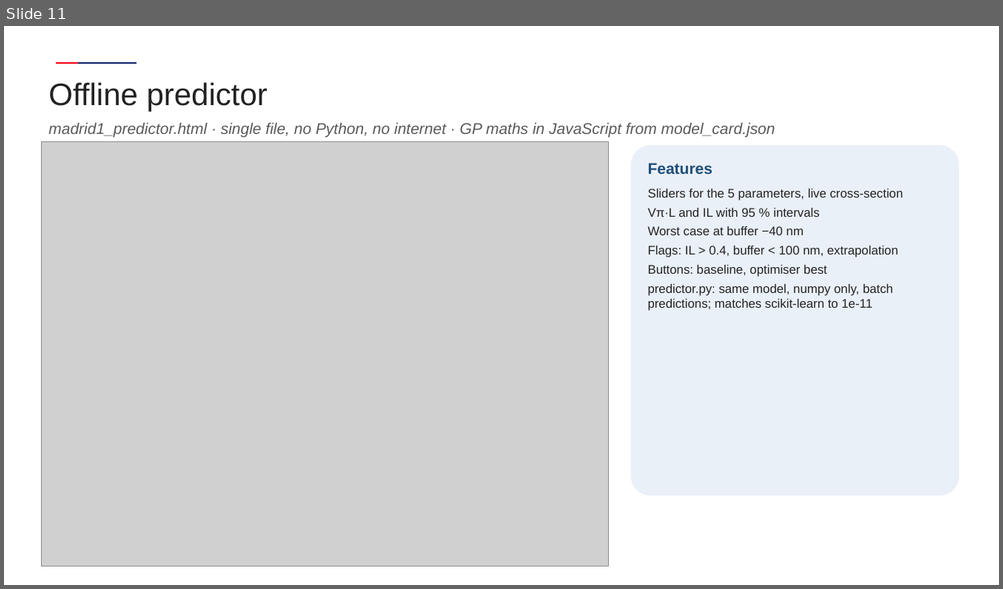
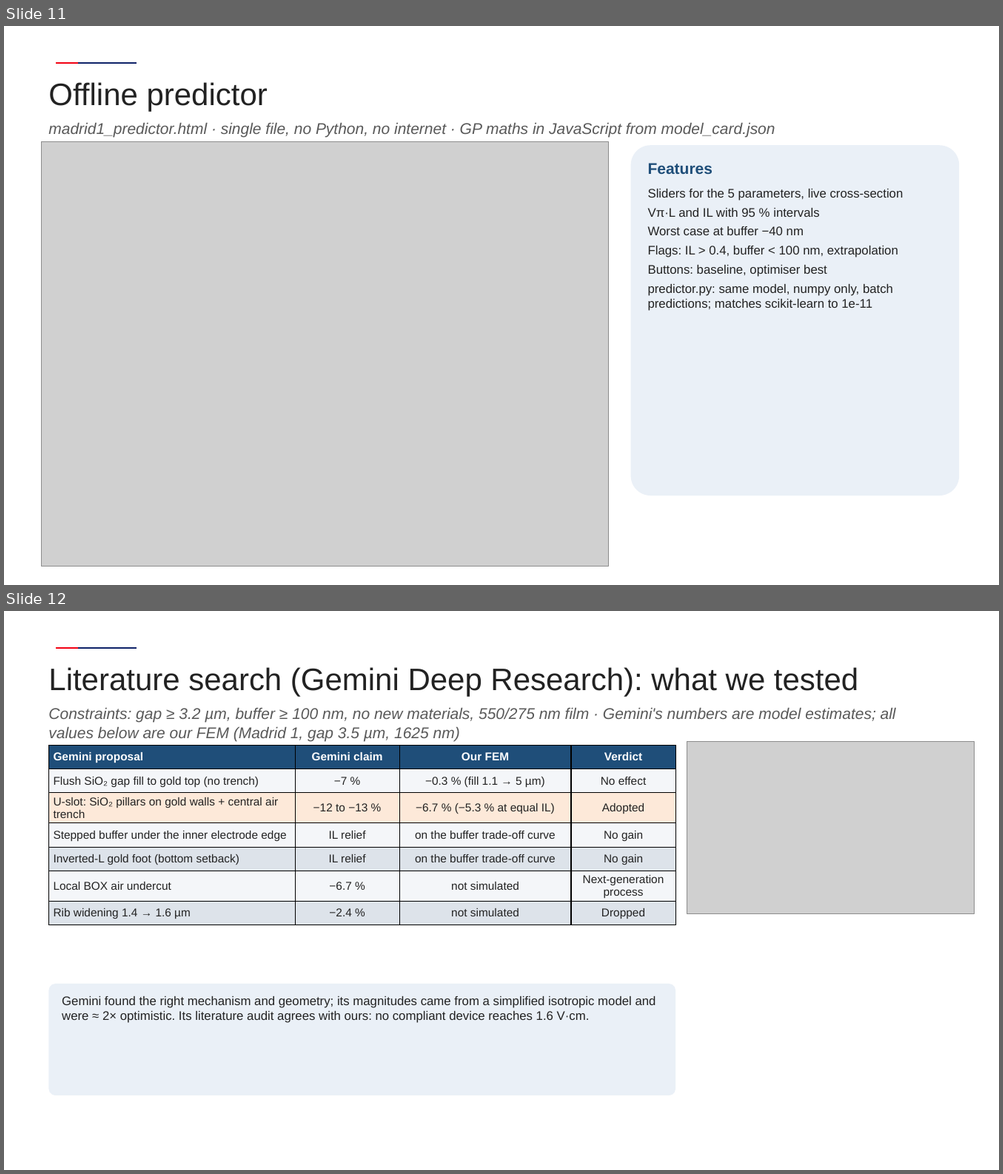
Before and after one commit to andreimuresian/claude, a slide deck: results/madrid/m1/deck/Madrid1_results_AFR.pptx. Shown one above the other, each under a label of ours: slide 11 before the commit, slides 11 and 12 after it. The pictures are 1003x589 and 1003x1174 pixels, drawn with LibreOffice and Linux fonts; fonts in the diff are those of the drawing; grey boxes stand for pictures; background and template pictures are left out. Boxes give left, top, right and bottom in pixels: in the first picture for what was removed or moved away, otherwise in the second. Text is boxed around its words. In the diff, an @@ line names an element or a change of style, - is before the commit and + after.

```diff
--- a/results/madrid/m1/deck/Madrid1_results_AFR.pptx
+++ b/results/madrid/m1/deck/Madrid1_results_AFR.pptx
@@ slide 12 added at (4, 611, 999, 1170), background #FFFFFF; not listed: 2 template elements that a slide beside it also shows @@
@@ text added at (48, 667, 858, 696), 30 pt, text #222222 @@
+Literature search (Gemini Deep Research): what we tested
@@ text added at (48, 708, 896, 741), 15 pt, text #595959, italic @@
+Constraints: gap ≥ 3.2 µm, buffer ≥ 100 nm, no new materials, 550/275 nm film · Gemini's numbers are model estimates; all values below are our FEM (Madrid 1, gap 3.5 µm, 1625 nm)
@@ picture added at (687, 741, 974, 914) @@
@@ table added at (48, 745, 675, 922), 7 rows, 4 columns @@
+Gemini proposal | Gemini claim | Our FEM | Verdict
+Flush SiO₂ gap fill to gold top (no trench) | −7 % | −0.3 % (fill 1.1 → 5 µm) | No effect
+U-slot: SiO₂ pillars on gold walls + central air trench | −12 to −13 % | −6.7 % (−5.3 % at equal IL) | Adopted
+Stepped buffer under the inner electrode edge | IL relief | on the buffer trade-off curve | No gain
+Inverted-L gold foot (bottom setback) | IL relief | on the buffer trade-off curve | No gain
+Local BOX air undercut | −6.7 % | not simulated | Next-generation process
+Rib widening 1.4 → 1.6 µm | −2.4 % | not simulated | Dropped
@@ rounded rectangle added at (48, 984, 675, 1096), fill #EAF0F7, 12 pt, text #222222 @@
+Gemini found the right mechanism and geometry; its magnitudes came from a simplified isotropic model and were ≈ 2× optimistic. Its literature audit agrees with ours: no compliant device reaches 1.6 V·cm.
```
Also in this commit, not shown: 1 slide changed, 4 other slides added, 22 other files.
